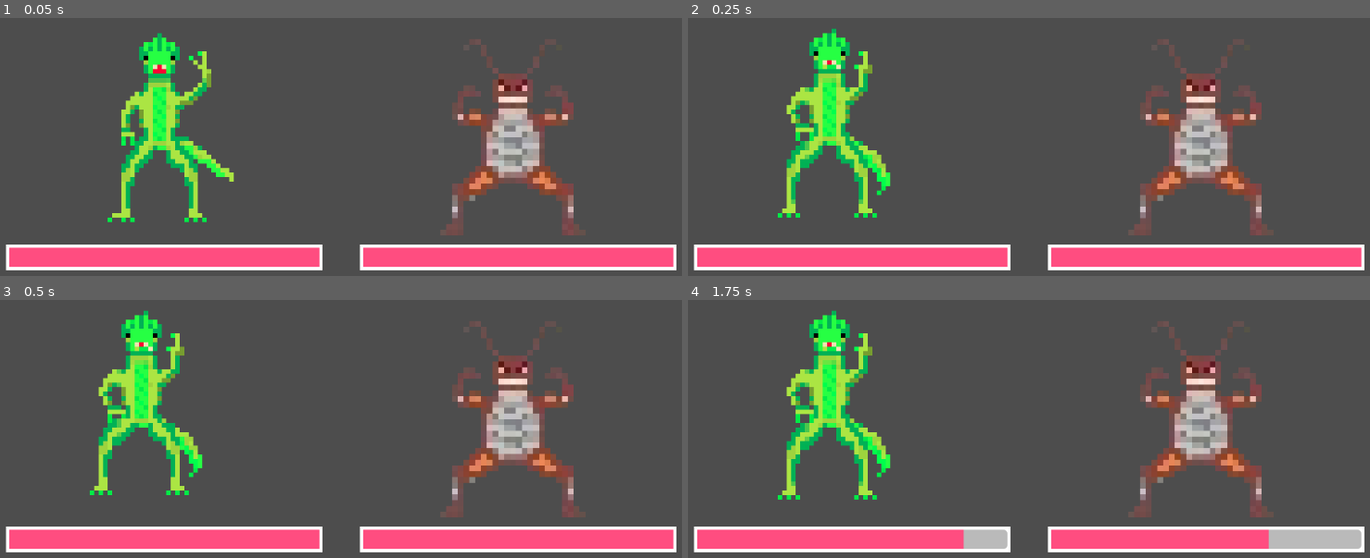
Above: before the commit, frames 1-4 (two rows, left to right).
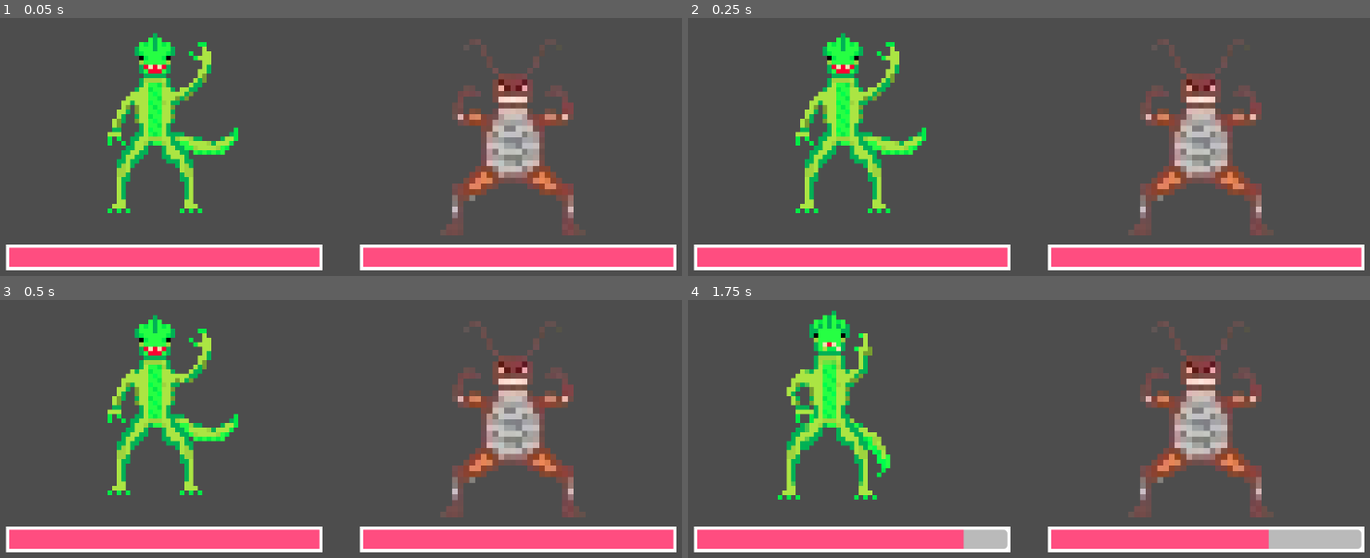
Above: after the commit, the same moments.

Repository: alifeee/fighting-visualiser
Game: Godot game, scene res://scenes/main.tscn
Same seed, same stepped clock (60 frames per second), same inputs: the game is played once before the commit and once after it.
Inputs (mouse positions are in pixels of both pictures, inside the frame that each line leads up to):
- Up to frame 1 (0.05 s): no input
- Up to frame 2 (0.25 s): no input
- Up to frame 3 (0.5 s): no input
- Up to frame 4 (1.75 s): move the mouse to (1192, 359) at 0.52 s; hold Right (hit right) 0.53-1.28 s; click (1192, 359) at 0.67 s; move the mouse to (878, 403) at 1.27 s; hold Left (hit left) from 1.28 s (still down)

The runs differ from the first frame. In frame 1, 4.8% of the frame differs, in the area x 15-35%, y 5-80%; in frame 2, 6.7%, in the area x 13-35%, y 3-78%; in frame 3, 6.5%; in frame 4, nothing differs.

Commit message:
start with default anim

Diff:
--- a/scenes/main.tscn
+++ b/scenes/main.tscn
@@ -53,16 +53,13 @@
 position = Vector2(296, 361)
 scale = Vector2(7, 7)
 sprite_frames = ExtResource("3_tbgi4")
-animation = &"gethit"
-frame = 16
-frame_progress = 1.0
 script = ExtResource("4_jyhfs")
 
 [node name="P2" type="AnimatedSprite2D" parent="."]
 position = Vector2(842, 383)
 scale = Vector2(9, 9)
 sprite_frames = ExtResource("5_tefeu")
-frame_progress = 0.318937
+frame_progress = 0.684827
 script = ExtResource("4_jyhfs")
 OSCILLATE_OFFSET = 1.0
 
--- a/scripts/character.gd
+++ b/scripts/character.gd
@@ -15,7 +15,7 @@
 	time_start = Time.get_ticks_msec()
 	INITIAL_Y = position.y
 	if alive:
-		self.play()
+		self.play("default")
 
 func _process(delta: float) -> void:
 	if alive:
